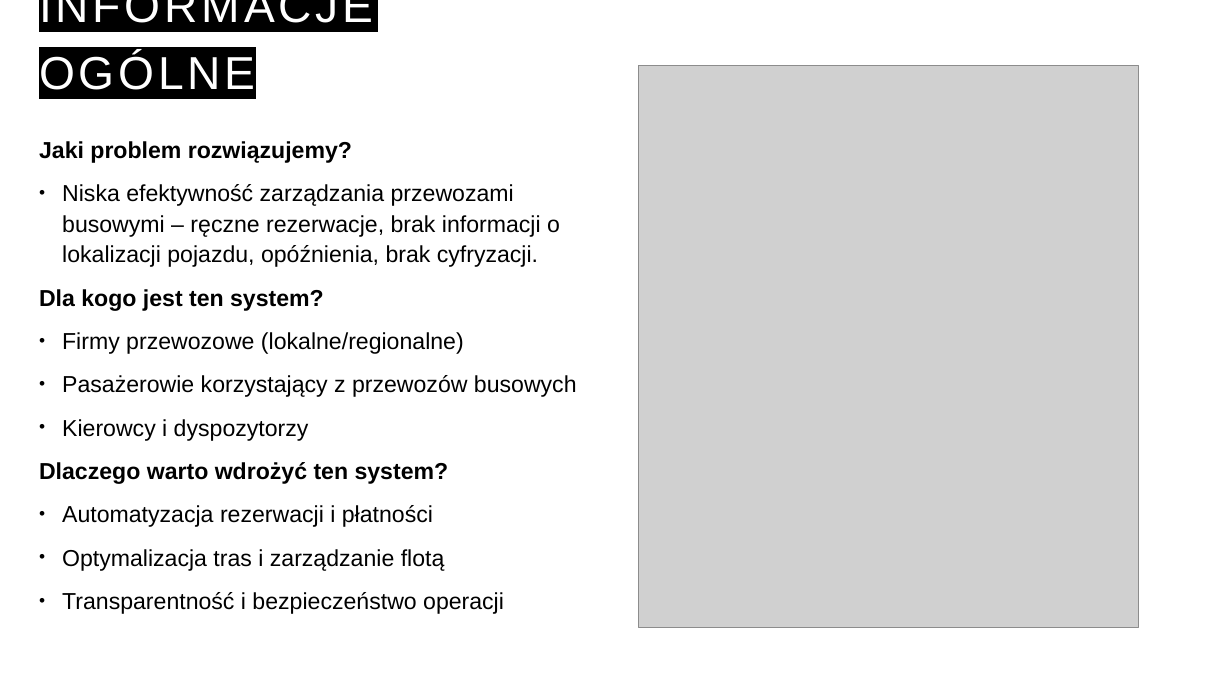
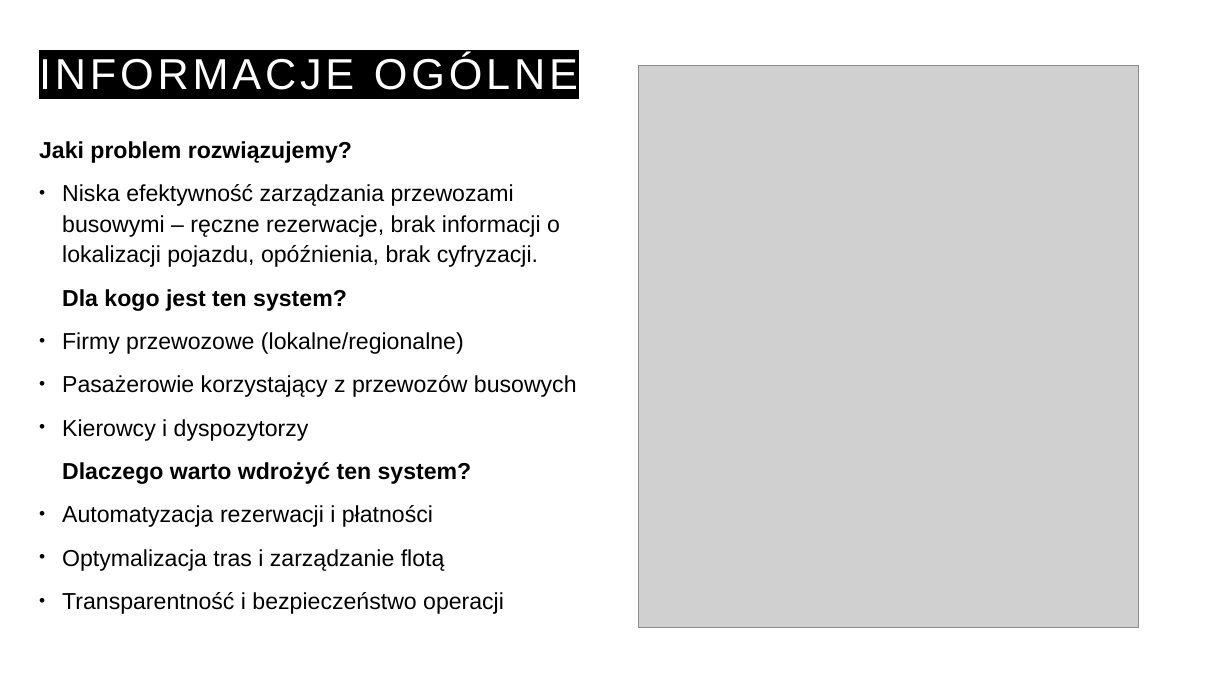
Before and after one commit to GabrielGanc/PSI_GG-WD, a slide deck: slide 2 of Projekt Gator.pptx. Drawn at 1232x693 pixels with LibreOffice and Linux fonts; fonts in the diff are those of the drawing; grey boxes stand for pictures. Boxes give left, top, right and bottom in pixels: in the first picture for what was removed or moved away, otherwise in the second. Text is boxed around its words. In the diff, an @@ line names an element or a change of style, - is before the commit and + after.

```diff
--- a/Projekt Gator.pptx
+++ b/Projekt Gator.pptx
@@ title "INFORMACJE OGÓLNE" at <box>39,54,578,90</box>: size 36 to 33.7 pt @@
@@ text "Jaki problem rozwiązujemy?" at <box>39,141,577,614</box>: indent changed @@
```
Also in this commit, not shown: 2 other slides changed.
